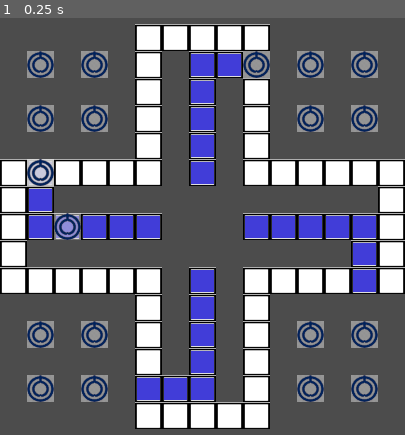
Above: before the commit, frame 1.
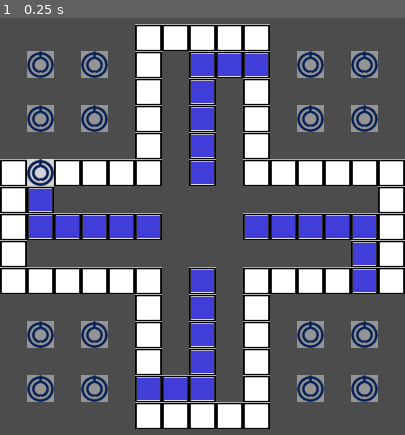
Above: after the commit, the same moment.

Repository: youcando2019/Godot3.1
Game: Godot game, scene res://main.tscn
Same seed, same stepped clock (60 frames per second), same inputs: the game is played once before the commit and once after it.
Inputs:
- Up to frame 1 (0.25 s): no input

The runs differ from the first frame. In frame 1, 0.8% of the frame differs, in the area x 13-67%, y 7-54%.

Commit message:
Some Work

Diff:
--- a/Grid/Grid.gd
+++ b/Grid/Grid.gd
@@ -11,7 +11,7 @@
 	LEFT = Vector2(-cell_size.x, 0)
 	RIGHT = Vector2(cell_size.x, 0)
 
-	var player1_movement = [position, RIGHT, RIGHT, RIGHT, RIGHT,
+	var player1_movement = [Vector2(27.0, 216.0), RIGHT, RIGHT, RIGHT, RIGHT,
 							UP, UP, UP, UP, UP,
 							RIGHT, RIGHT, RIGHT, RIGHT,
 							DOWN, DOWN, DOWN, DOWN, DOWN,
@@ -26,7 +26,8 @@
 							RIGHT,
 							DOWN, DOWN,
 							RIGHT, RIGHT, RIGHT, RIGHT, RIGHT]
-	$Player.init(player1_movement)
+	$Player1.init(player1_movement)
+	print($Player1.position)
 
-#func _process(delta):
-#	pass
+func _process(delta):
+	$Player1.move_test()
--- a/Grid/Piece.gd
+++ b/Grid/Piece.gd
@@ -1,26 +1,27 @@
-extends Area2D
+extends Sprite
 
 var count = 0
-var toggle = false
 
 func _ready():
-	pass # Replace with function body.
+	pass
 
 # Called every frame. 'delta' is the elapsed time since the previous frame.
 #func _process(delta):
 #	pass
 
+func init():
+	position = get_parent().movement[count]
+	count += 1
+
 func move(f_count):
-	if count + f_count < get_parent().Max:
+	if count + f_count <= get_parent().Max:
 		for i in range(f_count):
 			position += get_parent().movement[count+i]
 		count += f_count
+		if count == get_parent().Max:
+			get_parent().win = true
 
 func _input(event):
 	if event.is_action_pressed("click"):
-		move(1)
-		print("Yes")
-		toggle = true
-	if toggle:
-		if event.is_action_pressed("click"):
-			toggle = false
+		if event.position.x > position.x and event.position.y > position.y and event.position.x < position.x + get_parent().get_parent().cell_size.x and event.position.y < position.y + get_parent().get_parent().cell_size.y:
+			move(1)
--- a/Grid/Piece.tscn
+++ b/Grid/Piece.tscn
@@ -1,18 +1,9 @@
-[gd_scene load_steps=4 format=2]
+[gd_scene load_steps=3 format=2]
 
-[ext_resource path="res://Piece.gd" type="Script" id=1]
-[ext_resource path="res://Textures/piece.png" type="Texture" id=2]
+[ext_resource path="res://Textures/piece.png" type="Texture" id=1]
+[ext_resource path="res://Piece.gd" type="Script" id=2]
 
-[sub_resource type="RectangleShape2D" id=1]
-extents = Vector2( 14, 13 )
-
-[node name="Piece" type="Area2D"]
-script = ExtResource( 1 )
-
-[node name="Sprite" type="Sprite" parent="."]
-texture = ExtResource( 2 )
+[node name="Piece" type="Sprite"]
+texture = ExtResource( 1 )
 centered = false
-
-[node name="CollisionShape2D" type="CollisionShape2D" parent="."]
-position = Vector2( 13, 13 )
-shape = SubResource( 1 )
+script = ExtResource( 2 )
--- a/Grid/Player.gd
+++ b/Grid/Player.gd
@@ -2,13 +2,22 @@
 
 var movement = []
 var Max = 64
+var win = false
 
 func _ready():
 	pass # Replace with function body.
 
 func init(f_movement):
 	movement = f_movement
+	$Piece1.init()
+	$Piece2.init()
+	$Piece3.init()
+	$Piece4.init()
 
 # Called every frame. 'delta' is the elapsed time since the previous frame.
 func _process(delta):
-	$Piece1.move(5)
+	if win:
+		print("WINNER")
+
+func move_test():
+	pass
--- a/Grid/main.tscn
+++ b/Grid/main.tscn
@@ -38,23 +38,13 @@
 2/shapes = [  ]
 2/z_index = 0
 
-[sub_resource type="RectangleShape2D" id=2]
-extents = Vector2( 216, 324 )
-
 [node name="main" type="Node2D"]
 
 [node name="Grid" type="TileMap" parent="."]
 tile_set = SubResource( 1 )
 cell_size = Vector2( 27, 27 )
 format = 1
-tile_data = PoolIntArray( 196613, 0, 0, 196614, 0, 0, 196615 …(74 unchanged characters)…  0, 262151, 2, 0, 262152, 2, 0, 262153, 1, 0, 262155, 1, 0, 262157, 1, 0, 327685, …(1168 unchanged characters)…
+tile_data = PoolIntArray( 196613, 0, 0, 196614, 0, 0, 196615 …(74 unchanged characters)…  0, 262151, 2, 0, 262152, 2, 0, 262153, 2, 0, 262155, 1, 0, 262157, 1, 0, 327685, …(1168 unchanged characters)…
 script = ExtResource( 4 )
 
-[node name="Player" parent="Grid" instance=ExtResource( 5 )]
-position = Vector2( 27, 216 )
-
-[node name="Area2D" type="Area2D" parent="."]
-
-[node name="CollisionShape2D" type="CollisionShape2D" parent="Area2D"]
-position = Vector2( 216, 324 )
-shape = SubResource( 2 )
+[node name="Player1" parent="Grid" instance=ExtResource( 5 )]
--- a/Grid/project.godot
+++ b/Grid/project.godot
@@ -23,6 +23,14 @@
 
 window/size/width=405
 
+[input]
+
+click={
+"deadzone": 0.5,
+"events": [ Object(InputEventMouseButton,"resource_local_to_scene":false,"resource_name":"","device":0,"alt":false,"shift":false,"control":false,"meta":false,"command":false,"button_mask":0,"position":Vector2( 0, 0 ),"global_position":Vector2( 0, 0 ),"factor":1.0,"button_index":1,"pressed":false,"doubleclick":false,"script":null)
+ ]
+}
+
 [rendering]
 
 quality/driver/driver_name="GLES2"
Not shown: 1 places in Grid/main.tscn that only renumber resources
